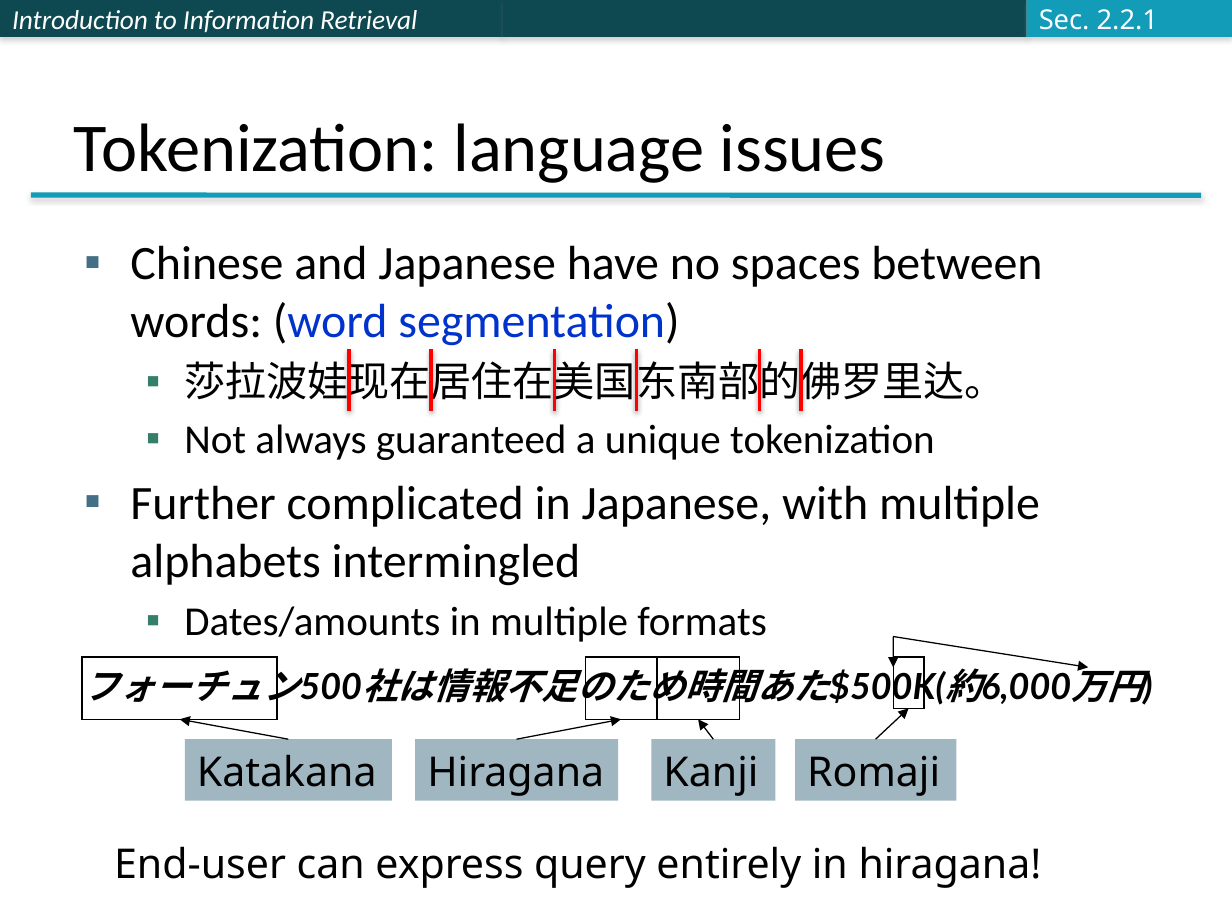
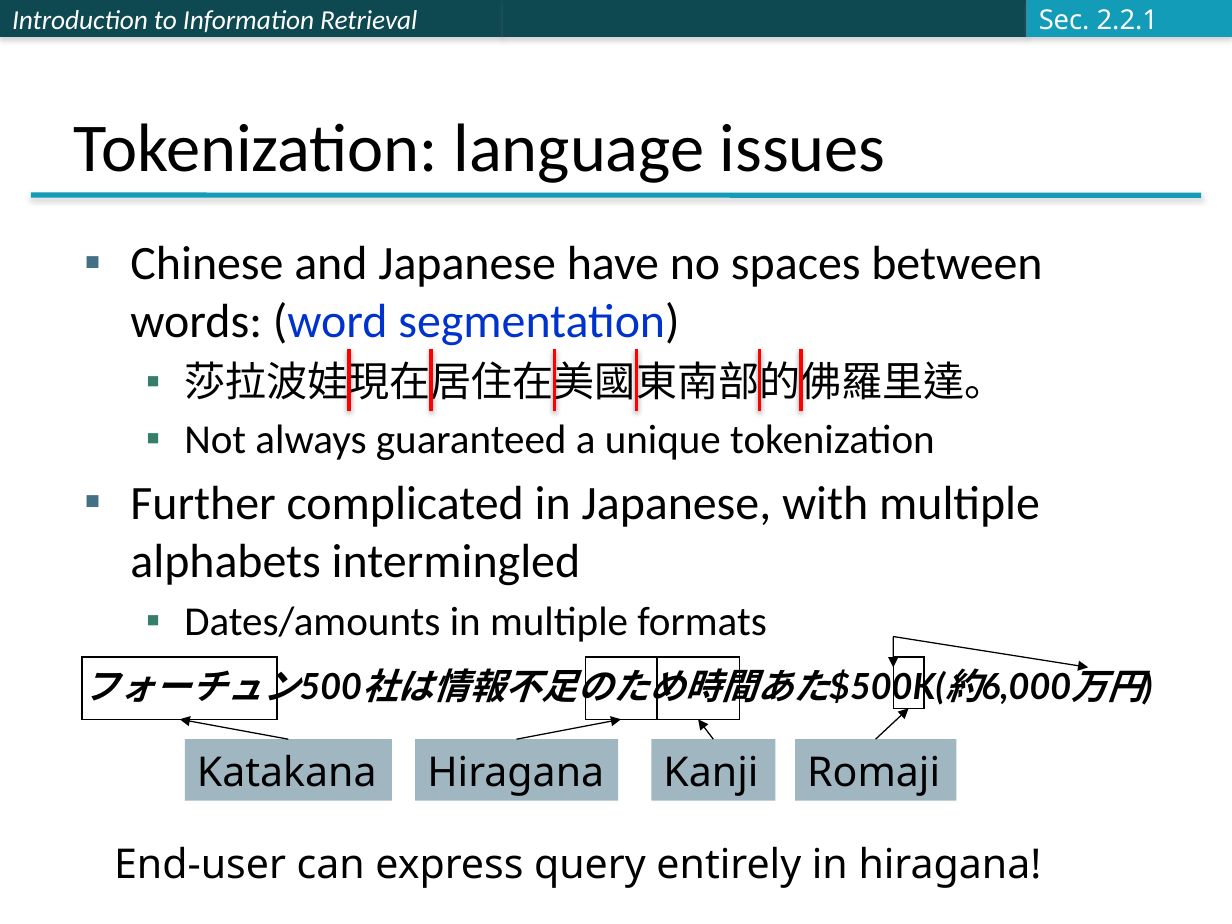
Before and after one commit to chriswjh/chriswjh.github.io, a slide deck: slide 11 of IR/02-dictionary.pptx. Drawn at 1232x924 pixels with LibreOffice and Linux fonts; fonts in the diff are those of the drawing. Boxes give left, top, right and bottom in pixels: in the first picture for what was removed or moved away, otherwise in the second. Text is boxed around its words. In the diff, an @@ line names an element or a change of style, - is before the commit and + after.

```diff
--- a/IR/02-dictionary.pptx
+++ b/IR/02-dictionary.pptx
@@ text at (184, 354, 1005, 407): text changed @@
-  ▪ 莎拉波娃现在居住在美国东南部的佛罗里达。
+  ▪ 莎拉波娃現在居住在美國東南部的佛羅里達。
```
